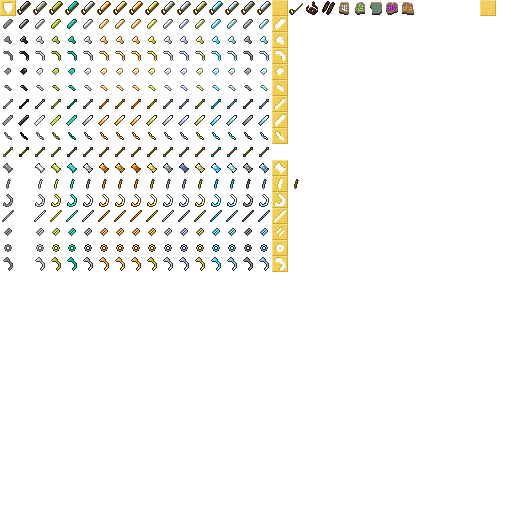
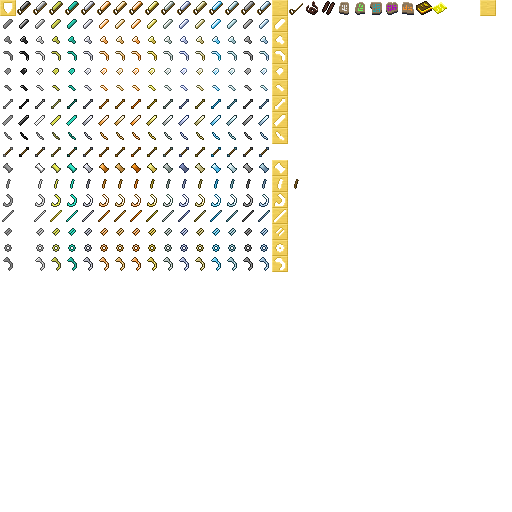
Revision of a layered 512x512 image; what changed, layer by layer:
added layer "Layer" (color) above "Flint" over [418, 7, 432, 13]
painted on "Flint" over [416, 1, 447, 15]
